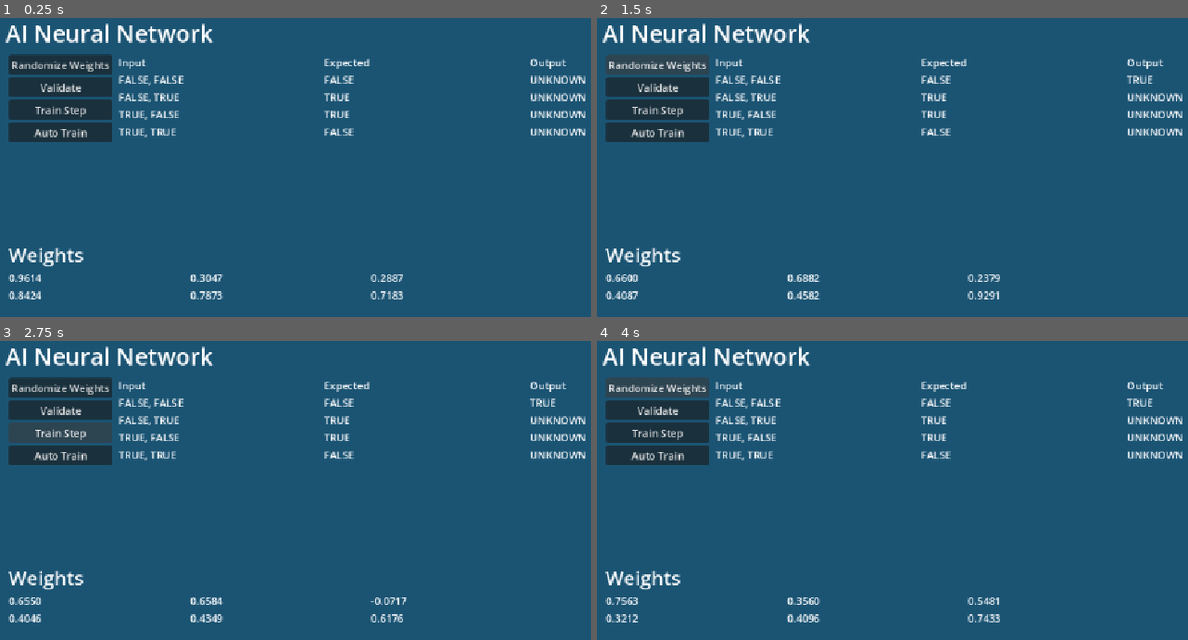
Above: before the commit, frames 1-4 (two rows, left to right).
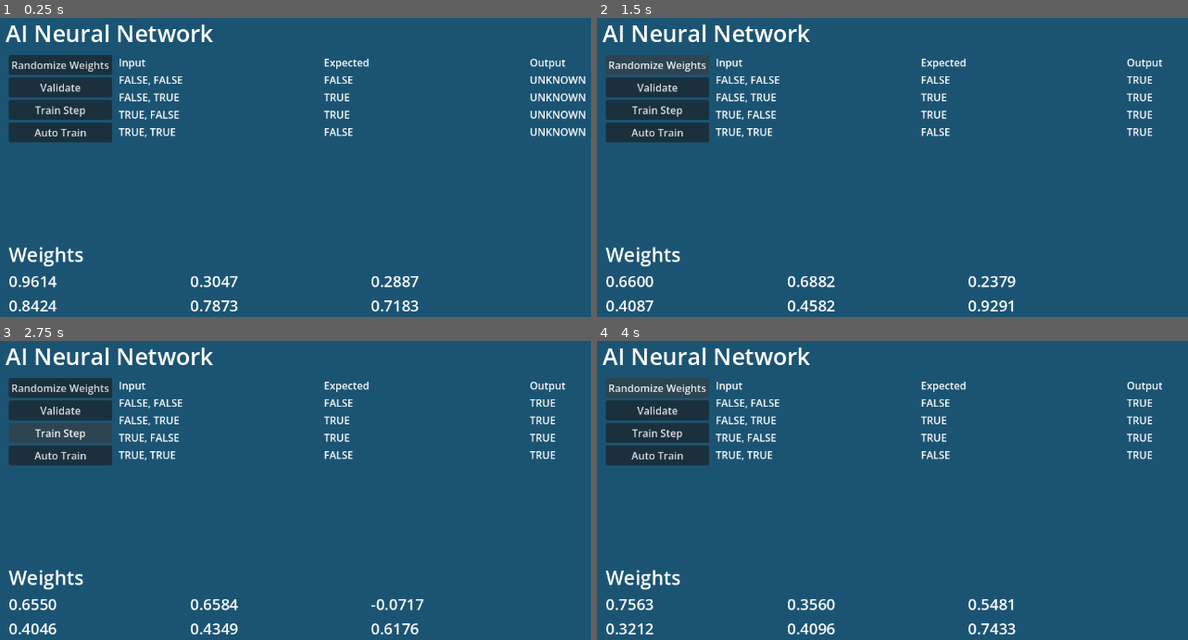
Above: after the commit, the same moments.

Repository: Discordanian/ai-lab-demo
Game: Godot game, scene res://main.tscn
Two runs of this game, one before a commit and one after it. Both use one fixed random seed, a clock stepped at 60 frames per second and the inputs below.
Inputs:
- Up to frame 1 (0.25 s): no input
- Up to frame 2 (1.5 s): click "Validate" at 0.5 s; click "Randomize Weights" at 1.25 s
- Up to frame 3 (2.75 s): click "Train Step" at 2 s
- Up to frame 4 (4 s): click "Auto Train" at 2.75 s; click "Randomize Weights" at 3.5 s

The runs differ from the first frame. In frame 1, 4.9% of the frame differs, in the area x 0-100%, y 1-99%; in frame 2, 4.9%; in frame 3, 4.8%; in frame 4, 4.8%.

Commit message:
UI settling down

Diff:
--- a/godot/main.gd
+++ b/godot/main.gd
@@ -7,6 +7,9 @@
 @onready var validate_button: Button = $MarginContainer/VBoxContainer/Controls_Results/HBoxContainer/VBoxContainer/Validate
 @onready var step_train_button: Button = $MarginContainer/VBoxContainer/Controls_Results/HBoxContainer/VBoxContainer/StepTrain
 @onready var output_false_false: Label = $MarginContainer/VBoxContainer/Controls_Results/HBoxContainer/Results/FalseFalse/Output
+@onready var output_false_true: Label = $MarginContainer/VBoxContainer/Controls_Results/HBoxContainer/Results/FalseTrue/Output
+@onready var output_true_false: Label = $MarginContainer/VBoxContainer/Controls_Results/HBoxContainer/Results/TrueFalse/Output
+@onready var output_true_true: Label = $MarginContainer/VBoxContainer/Controls_Results/HBoxContainer/Results/TrueTrue/Output
 
 
 # Called when the node enters the scene tree for the first time.
@@ -32,10 +35,14 @@
 
 
 func _on_validate_pressed() -> void:
-	var result: Array = nn.forward([[0.0, 0.0]])
-	var value: float = result[0][0]
-	print("Result: ", result)
-	output_false_false.text = "TRUE" if value >= 0.5 else "FALSE"
+	var result_00: Array = nn.forward([[0.0, 0.0]])
+	output_false_false.text = "TRUE" if result_00[0][0] >= 0.5 else "FALSE"
+	var result_01: Array = nn.forward([[0.0, 1.0]])
+	output_false_true.text = "TRUE" if result_01[0][0] >= 0.5 else "FALSE"
+	var result_10: Array = nn.forward([[1.0, 0.0]])
+	output_true_false.text = "TRUE" if result_10[0][0] >= 0.5 else "FALSE"
+	var result_11: Array = nn.forward([[1.0, 1.0]])
+	output_true_true.text = "TRUE" if result_11[0][0] >= 0.5 else "FALSE"
 
 
 func _update_weight_labels() -> void:
--- a/godot/main.tscn
+++ b/godot/main.tscn
@@ -1,6 +1,8 @@
 [gd_scene format=3 uid="uid://cqow47bch5ocs"]
 
 [ext_resource type="Script" uid="uid://dt2ofan62emnk" path="res://main.gd" id="1_ig7tw"]
+
+[sub_resource type="SystemFont" id="SystemFont_ig7tw"]
 
 [node name="Main" type="Control" unique_id=1920608088]
 layout_mode = 3
@@ -200,24 +202,32 @@
 layout_mode = 2
 size_flags_horizontal = 3
 size_flags_vertical = 6
+theme_override_fonts/font = SubResource("SystemFont_ig7tw")
+theme_override_font_sizes/font_size = 24
 text = "w11"
 
 [node name="w12" type="Label" parent="MarginContainer/VBoxContainer/Weights/VBoxContainer/HBoxContainer/Matrix1" unique_id=145856233]
 layout_mode = 2
 size_flags_horizontal = 3
 size_flags_vertical = 6
+theme_override_fonts/font = SubResource("SystemFont_ig7tw")
+theme_override_font_sizes/font_size = 24
 text = "w12"
 
 [node name="w21" type="Label" parent="MarginContainer/VBoxContainer/Weights/VBoxContainer/HBoxContainer/Matrix1" unique_id=1665047747]
 layout_mode = 2
 size_flags_horizontal = 3
 size_flags_vertical = 6
+theme_override_fonts/font = SubResource("SystemFont_ig7tw")
+theme_override_font_sizes/font_size = 24
 text = "w21"
 
 [node name="w22" type="Label" parent="MarginContainer/VBoxContainer/Weights/VBoxContainer/HBoxContainer/Matrix1" unique_id=802900066]
 layout_mode = 2
 size_flags_horizontal = 3
 size_flags_vertical = 6
+theme_override_fonts/font = SubResource("SystemFont_ig7tw")
+theme_override_font_sizes/font_size = 24
 text = "w22"
 
 [node name="Matrix2" type="GridContainer" parent="MarginContainer/VBoxContainer/Weights/VBoxContainer/HBoxContainer" unique_id=1803230950]
@@ -226,8 +236,12 @@
 
 [node name="w1" type="Label" parent="MarginContainer/VBoxContainer/Weights/VBoxContainer/HBoxContainer/Matrix2" unique_id=1643591663]
 layout_mode = 2
+theme_override_fonts/font = SubResource("SystemFont_ig7tw")
+theme_override_font_sizes/font_size = 24
 text = "w1"
 
 [node name="w2" type="Label" parent="MarginContainer/VBoxContainer/Weights/VBoxContainer/HBoxContainer/Matrix2" unique_id=1775056867]
 layout_mode = 2
+theme_override_fonts/font = SubResource("SystemFont_ig7tw")
+theme_override_font_sizes/font_size = 24
 text = "w2"
--- a/godot/project.godot
+++ b/godot/project.godot
@@ -15,9 +15,14 @@
 config/features=PackedStringArray("4.6", "GL Compatibility")
 config/icon="res://icon.svg"
 
+[autoload]
+
+NeuralNetworkManager="res://neural_network_singleton.gd"
+
 [display]
 
-window/stretch/mode="canvas_items"
+window/stretch/mode="viewport"
+window/stretch/scale_mode="integer"
 
 [physics]
 
